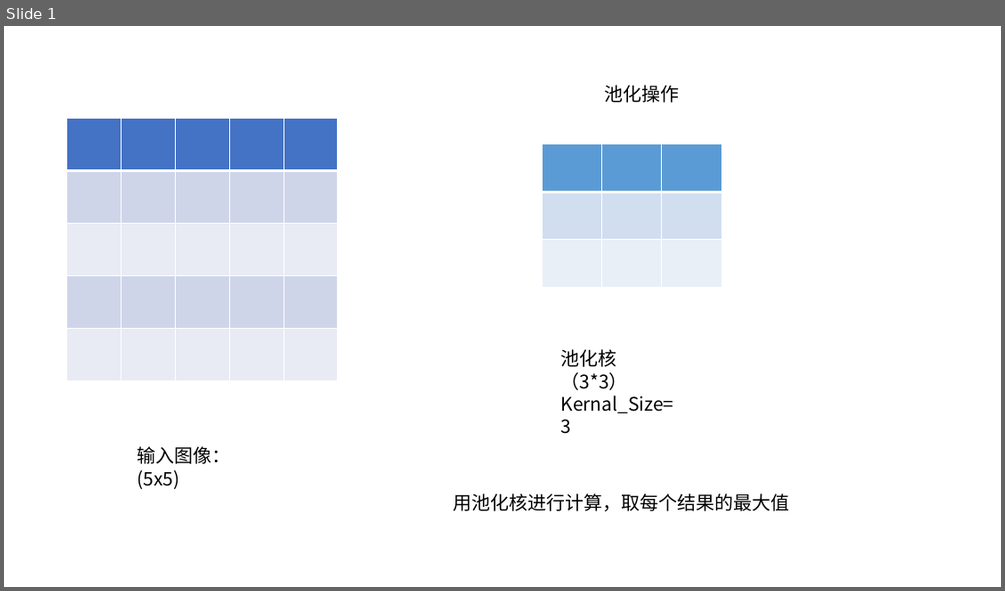
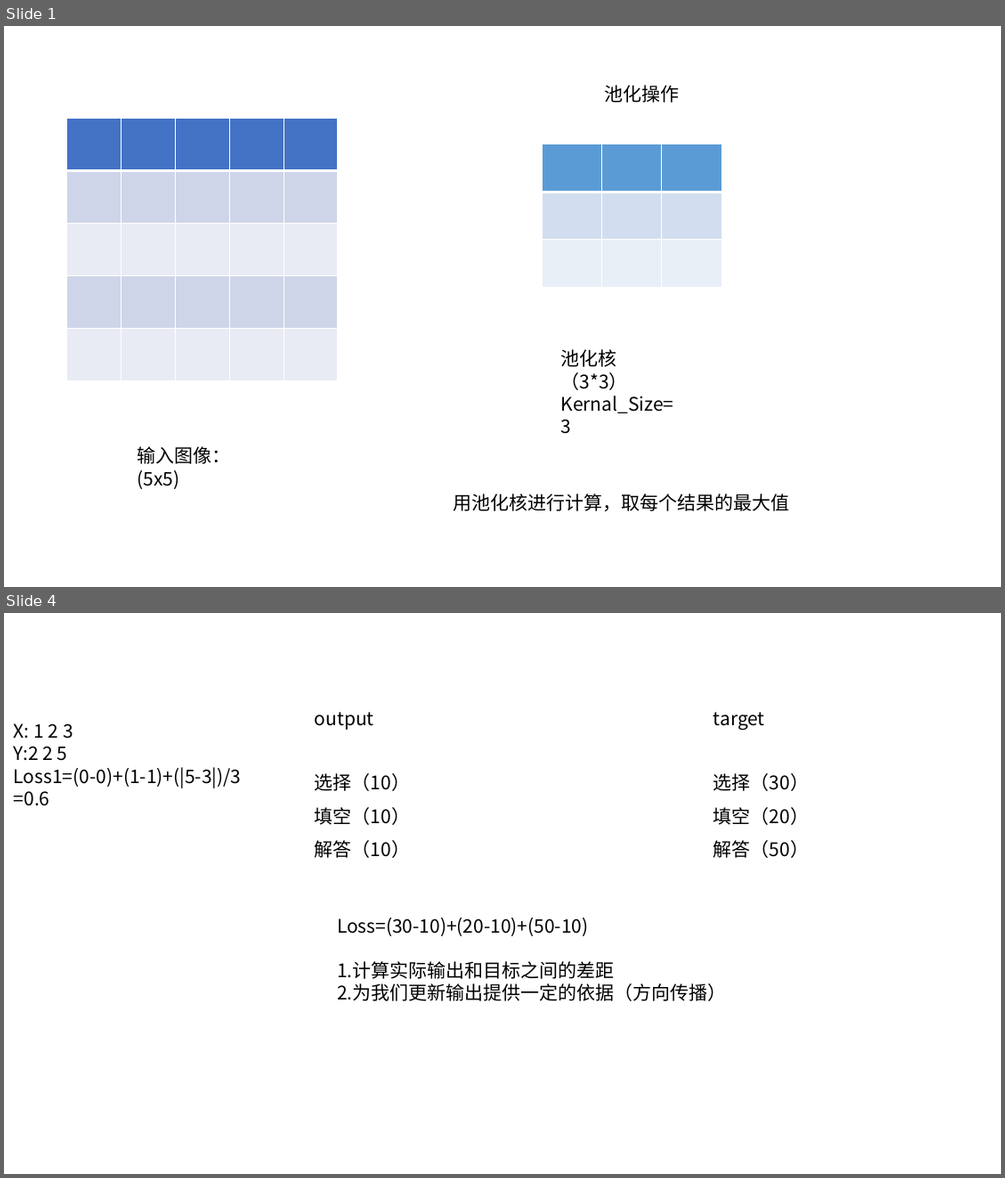
Before and after one commit to doyoudooo/CS_learning, a slide deck: python_learing/deep_learing/演示.pptx. Shown one above the other, each under a label of ours: slide 1 before the commit, slides 1 and 4 after it; the slides between them are not shown. The pictures are 1005x591 and 1005x1178 pixels, drawn with LibreOffice and Linux fonts; fonts in the diff are those of the drawing. Boxes give left, top, right and bottom in pixels: in the first picture for what was removed or moved away, otherwise in the second. Text is boxed around its words. In the diff, an @@ line names an element or a change of style, - is before the commit and + after.

```diff
--- a/python_learing/deep_learing/演示.pptx
+++ b/python_learing/deep_learing/演示.pptx
@@ slide 4 added at bbox=[4, 613, 1001, 1174], background #FFFFFF @@
@@ text added at bbox=[315, 712, 374, 730], 18 pt, text #000000 @@
+output
@@ text added at bbox=[713, 712, 765, 730], 18 pt, text #000000 @@
+target
@@ text added at bbox=[14, 723, 241, 806], 18 pt, text #000000 @@
+X: 1 2 3
+Y:2 2 5
+Loss1=(0-0)+(1-1)+(|5-3|)/3
+=0.6
@@ text added at bbox=[315, 773, 410, 858], 18 pt, text #000000 @@
+选择（10）
+填空（10）
+解答（10）
@@ text added at bbox=[713, 773, 809, 858], 18 pt, text #000000 @@
+选择（30）
+填空（20）
+解答（50）
@@ text added at bbox=[337, 917, 726, 1001], 18 pt, text #000000 @@
+Loss=(30-10)+(20-10)+(50-10)
+1.计算实际输出和目标之间的差距
+2.为我们更新输出提供一定的依据（方向传播）
```
Also in this commit, not shown: 2 other slides added, 29 other files.
